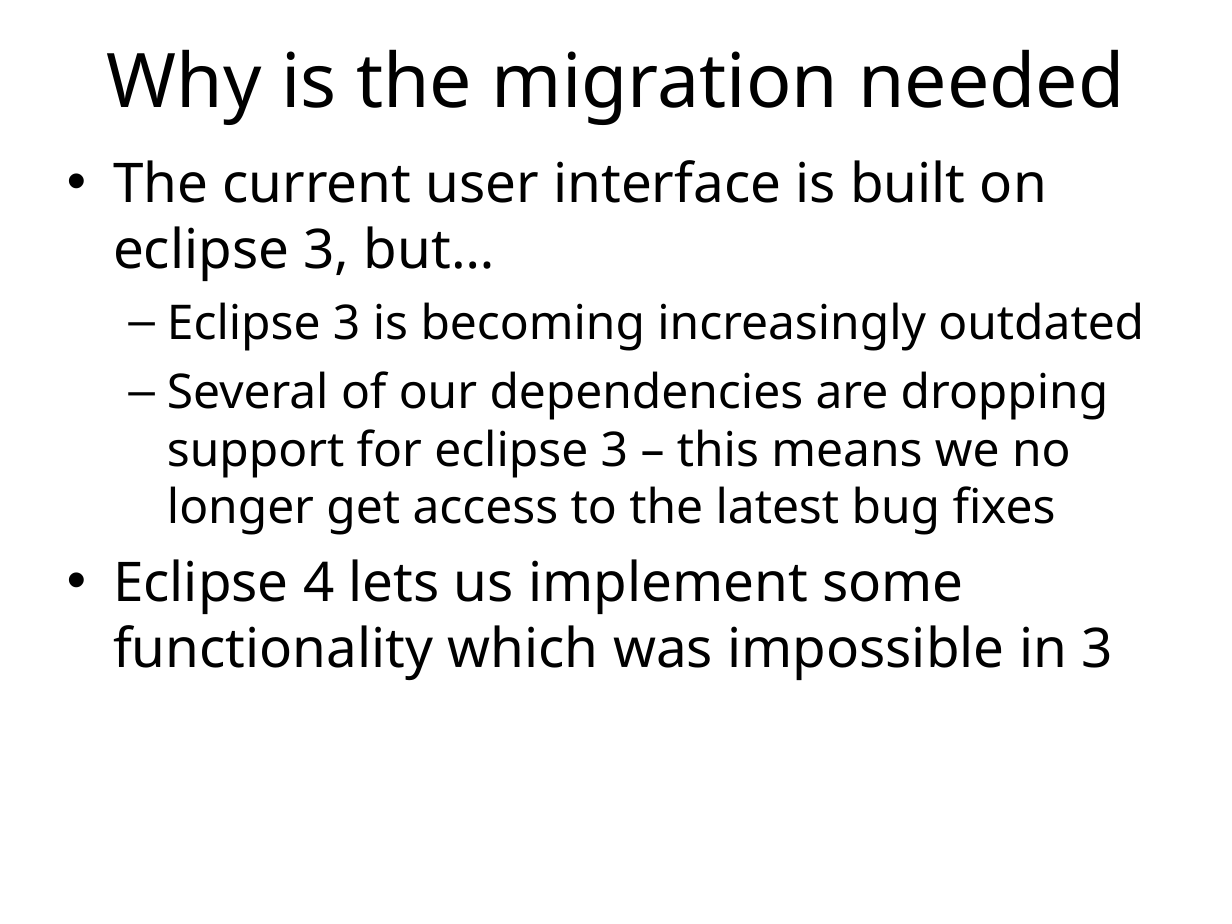
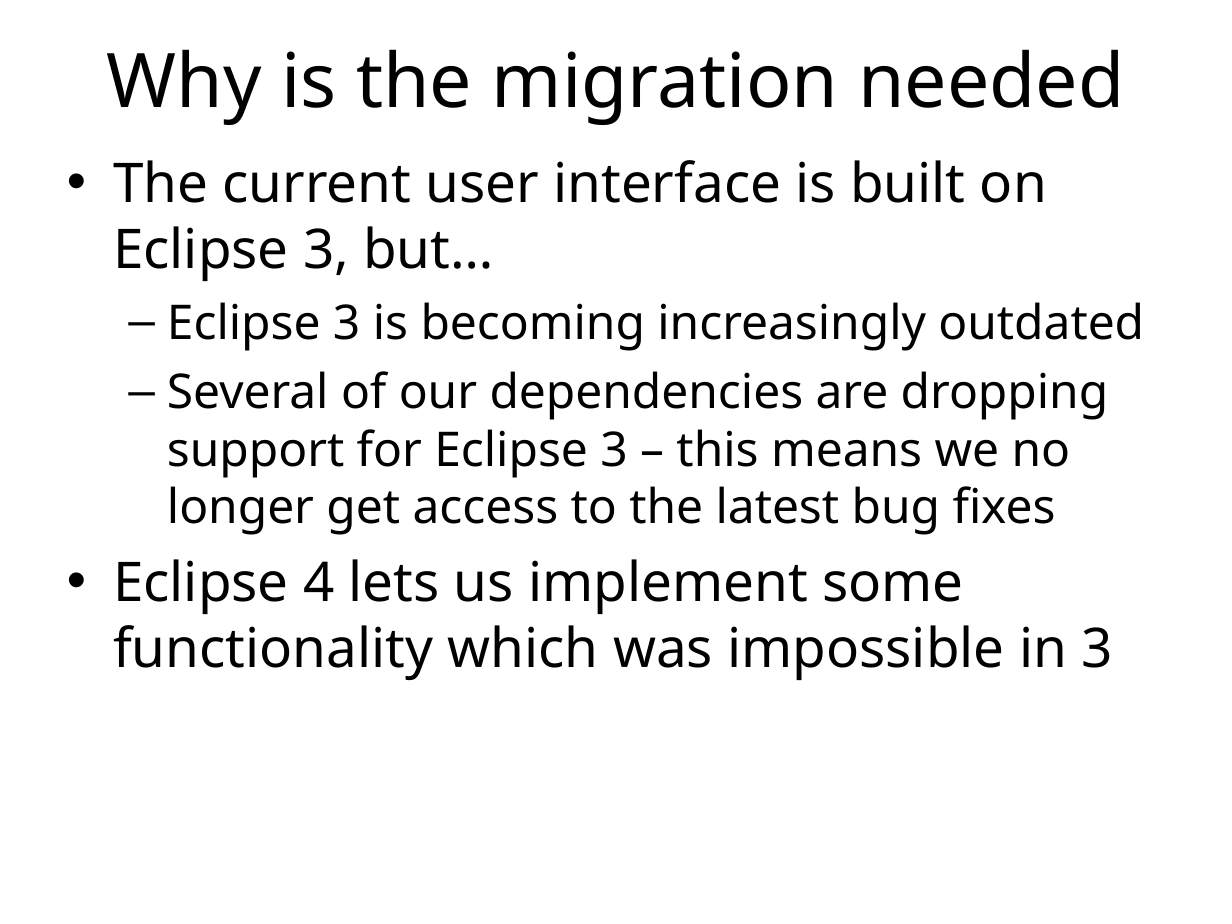
Before and after one commit to ISISComputingGroup/ibex_user_manual, a slide deck: slide 3 of eclipse_4_changes.ppt. Drawn at 1232x924 pixels with LibreOffice and Linux fonts; fonts in the diff are those of the drawing; background and template pictures are left out. Boxes give left, top, right and bottom in pixels: in the first picture for what was removed or moved away, otherwise in the second. Text is boxed around its words. In the diff, an @@ line names an element or a change of style, - is before the commit and + after.

```diff
--- a/eclipse_4_changes.ppt
+++ b/eclipse_4_changes.ppt
@@ text at (113,160,1047,281): text changed @@
-• The current user interface is built on eclipse 3, but…
+• The current user interface is built on Eclipse 3, but…
@@ text at (167,371,1109,535): text changed @@
-  – Several of our dependencies are dropping support for eclipse 3 – this means we no longer get access to the latest bug fixes
+  – Several of our dependencies are dropping support for Eclipse 3 – this means we no longer get access to the latest bug fixes
```
Also in this commit, not shown: 3 other slides changed, 1 slide added, 1 slide removed.
